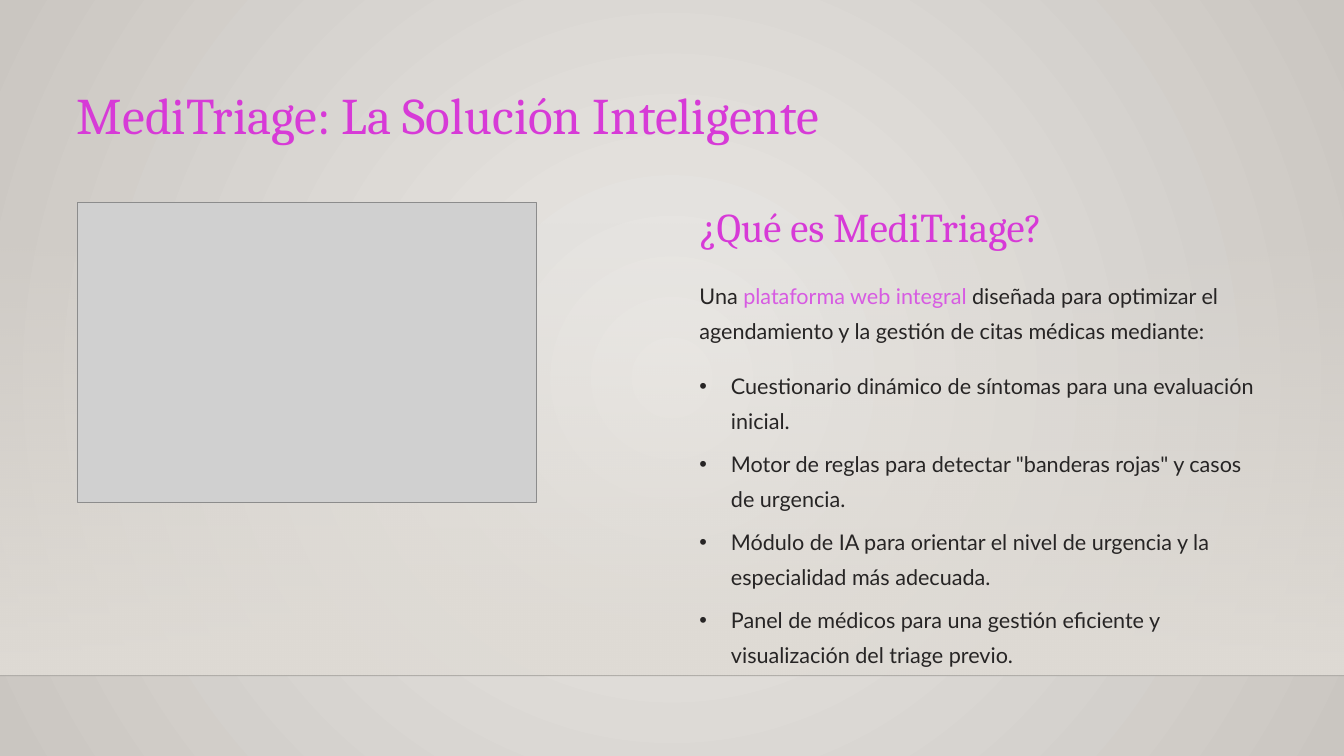
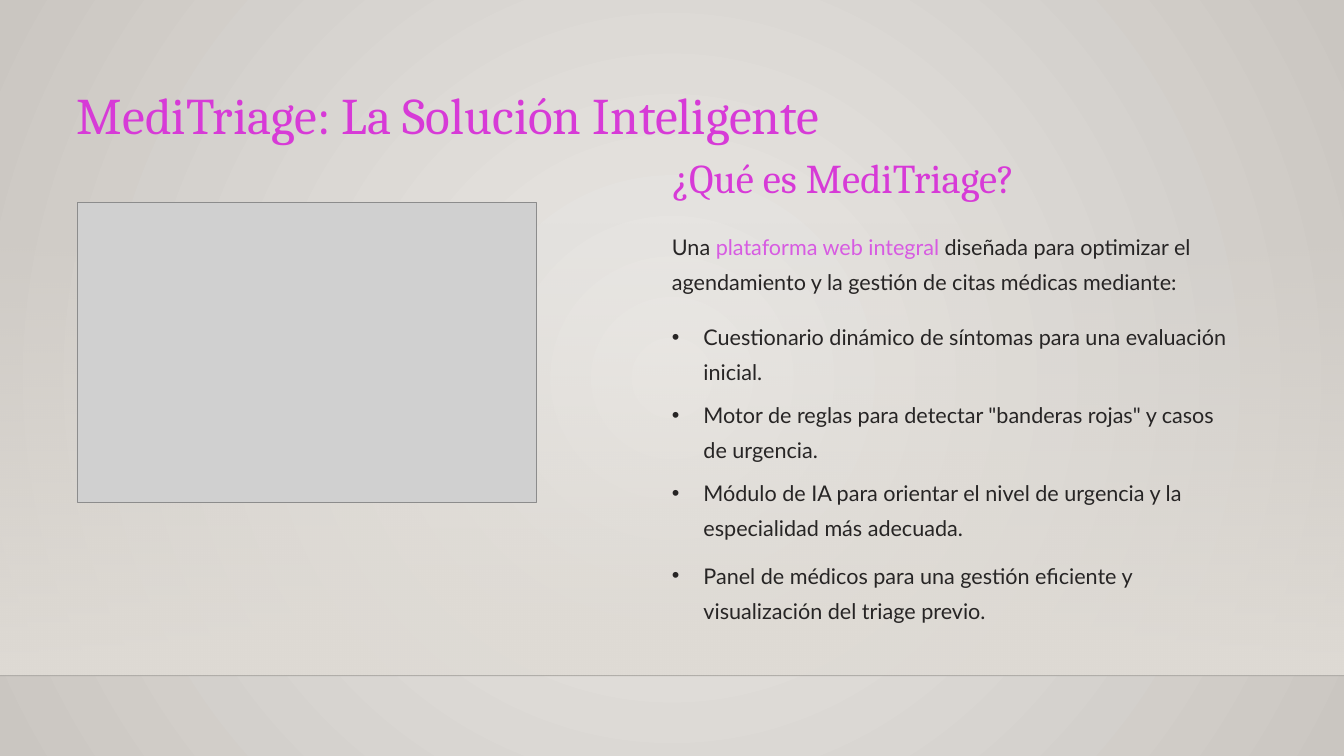
Before and after one commit to MRCuevasCarreno/MediTriage, a slide deck: slide 4 of Fase 1/Evidencias Grupales/MediTriage.pptx. Drawn at 1344x756 pixels with LibreOffice and Linux fonts; fonts in the diff are those of the drawing; grey boxes stand for pictures; background and template pictures are left out. Boxes give left, top, right and bottom in pixels: in the first picture for what was removed or moved away, otherwise in the second. Text is boxed around its words. In the diff, an @@ line names an element or a change of style, - is before the commit and + after.

```diff
--- a/Fase 1/Evidencias Grupales/MediTriage.pptx
+++ b/Fase 1/Evidencias Grupales/MediTriage.pptx
@@ 5 texts: place and size @@
-5 texts at [699, 213, 1253, 589]
+5 texts at [672, 164, 1226, 540]
@@ text "Panel de médicos para una ...": place and size @@
-text "Panel de médicos para una ..." at [731, 612, 1160, 667]
+text "Panel de médicos para una ..." at [703, 568, 1133, 623]
```
Also in this commit, not shown: 7 other slides changed, 4 slides added, 2 slides removed.
